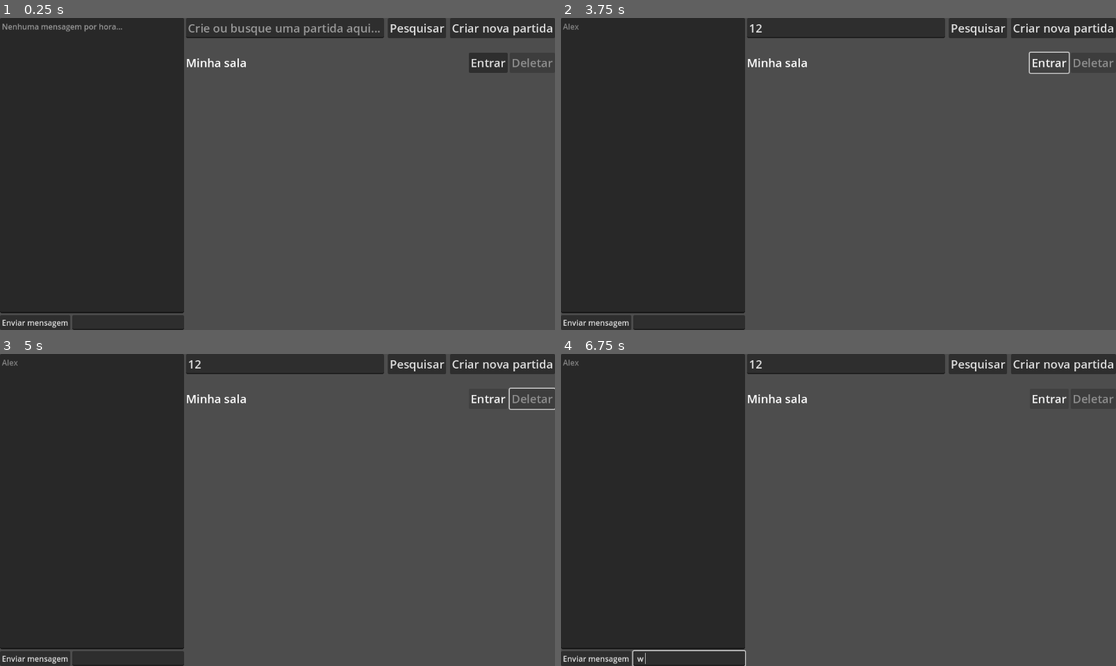
Above: before the commit, frames 1-4 (two rows, left to right).
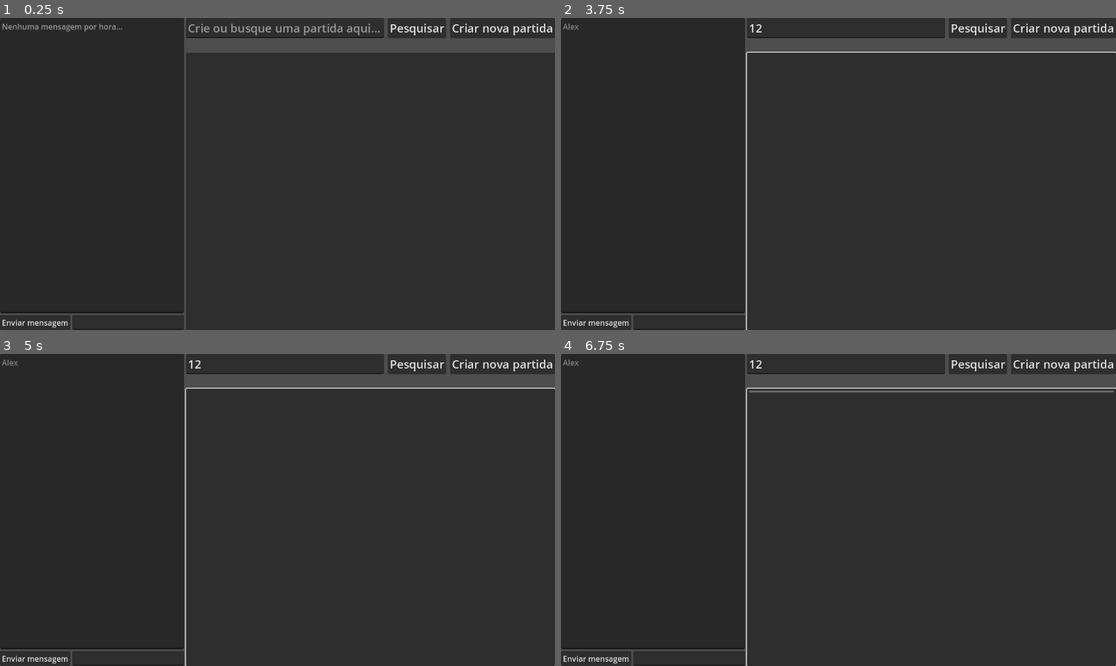
Above: after the commit, the same moments.

Repository: erneani/faroeste-papoco
Game: Godot game, scene res://scenes/ui/lobby/Lobby.tscn
Same seed, same stepped clock (60 frames per second), same inputs: the game is played once before the commit and once after it. This scene is started directly instead of the project's main scene.
Inputs (mouse positions are in pixels of both pictures, inside the frame that each line leads up to):
- Up to frame 1 (0.25 s): no input
- Up to frame 2 (3.75 s): click (688, 323) at 0.52 s; type "Alex" at 0.6 s; click (844, 27) at 0.75 s; type "12" at 0.83 s; click "Enviar mensagem" at 1.25 s; click "Pesquisar" at 2 s; click "Criar nova partida" at 2.75 s; click (1049, 61) at 3.5 s, where only the run before the commit has a clickable "Entrar"
- Up to frame 3 (5 s): tap Enter at 4.25 s; hold Right (right) from 4.28 s (still down); hold Space (main_action) from 4.28 s (still down)
- Up to frame 4 (6.75 s): release Right (right) at 5.03 s; release Space (main_action) at 5.03 s; hold Down (down) 5.03-5.78 s; tap Space (main_action) at 5.1, 6.6 s; tap Enter at 5.75 s; hold Right (right) 5.78-6.53 s; hold Space (main_action) 5.78-6.53 s; hold W (up) from 6.53 s (still down)

The runs differ from the first frame. In frame 1, 58% of the frame differs, in the area x 33-100%, y 11-100%; in frame 2, 59%, in the area x 33-100%, y 10-100%; in frame 3, 59%; in frame 4, 59%.
Error after the commit: Unable to iterate on object of type 'Nil'. (res://scenes/ui/matchs/matchs.gd:13)

Commit message:
feat: add something

Diff:
--- a/engine/project.godot
+++ b/engine/project.godot
@@ -12,38 +12,38 @@
 
 config/name="Faroeste Papoco"
 run/main_scene="res://scenes/ui/menu/Menu.tscn"
-config/features=PackedStringArray("4.2", "GL Compatibility")
+config/features=PackedStringArray("4.3", "GL Compatibility")
 config/icon="res://icon.svg"
 
 [input]
 
 left={
 "deadzone": 0.5,
-"events": [Object(InputEventKey,"resource_local_to_scene":fa …(171 unchanged characters)… keycode":65,"key_label":0,"unicode":97,"echo":false,"script":null)
-, Object(InputEventKey,"resource_local_to_scene":false,"reso …(166 unchanged characters)… ode":4194319,"key_label":0,"unicode":0,"echo":false,"script":null)
+"events": [Object(InputEventKey,"resource_local_to_scene":fa …(171 unchanged characters)… keycode":65,"key_label":0,"unicode":97,"location":0,"echo":false,"script":null)
+, Object(InputEventKey,"resource_local_to_scene":false,"reso …(166 unchanged characters)… ode":4194319,"key_label":0,"unicode":0,"location":0,"echo":false,"script":null)
 ]
 }
 right={
 "deadzone": 0.5,
-"events": [Object(InputEventKey,"resource_local_to_scene":fa …(175 unchanged characters)… ode":4194321,"key_label":0,"unicode":0,"echo":false,"script":null)
-, Object(InputEventKey,"resource_local_to_scene":false,"reso …(163 unchanged characters)… eycode":68,"key_label":0,"unicode":100,"echo":false,"script":null)
+"events": [Object(InputEventKey,"resource_local_to_scene":fa …(175 unchanged characters)… ode":4194321,"key_label":0,"unicode":0,"location":0,"echo":false,"script":null)
+, Object(InputEventKey,"resource_local_to_scene":false,"reso …(163 unchanged characters)… eycode":68,"key_label":0,"unicode":100,"location":0,"echo":false,"script":null)
 ]
 }
 up={
 "deadzone": 0.5,
-"events": [Object(InputEventKey,"resource_local_to_scene":fa …(172 unchanged characters)… eycode":87,"key_label":0,"unicode":119,"echo":false,"script":null)
-, Object(InputEventKey,"resource_local_to_scene":false,"reso …(166 unchanged characters)… ode":4194320,"key_label":0,"unicode":0,"echo":false,"script":null)
+"events": [Object(InputEventKey,"resource_local_to_scene":fa …(172 unchanged characters)… eycode":87,"key_label":0,"unicode":119,"location":0,"echo":false,"script":null)
+, Object(InputEventKey,"resource_local_to_scene":false,"reso …(166 unchanged characters)… ode":4194320,"key_label":0,"unicode":0,"location":0,"echo":false,"script":null)
 ]
 }
 down={
 "deadzone": 0.5,
-"events": [Object(InputEventKey,"resource_local_to_scene":fa …(175 unchanged characters)… ode":4194322,"key_label":0,"unicode":0,"echo":false,"script":null)
-, Object(InputEventKey,"resource_local_to_scene":false,"reso …(163 unchanged characters)… eycode":83,"key_label":0,"unicode":115,"echo":false,"script":null)
+"events": [Object(InputEventKey,"resource_local_to_scene":fa …(175 unchanged characters)… ode":4194322,"key_label":0,"unicode":0,"location":0,"echo":false,"script":null)
+, Object(InputEventKey,"resource_local_to_scene":false,"reso …(163 unchanged characters)… eycode":83,"key_label":0,"unicode":115,"location":0,"echo":false,"script":null)
 ]
 }
 main_action={
 "deadzone": 0.5,
-"events": [Object(InputEventKey,"resource_local_to_scene":fa …(171 unchanged characters)… keycode":32,"key_label":0,"unicode":32,"echo":false,"script":null)
+"events": [Object(InputEventKey,"resource_local_to_scene":fa …(171 unchanged characters)… keycode":32,"key_label":0,"unicode":32,"location":0,"echo":false,"script":null)
 ]
 }
 
--- a/engine/scenes/ui/matchs/Matchs.tscn
+++ b/engine/scenes/ui/matchs/Matchs.tscn
@@ -1,6 +1,6 @@
 [gd_scene load_steps=2 format=3 uid="uid://b5gvuxjgtul75"]
 
-[ext_resource type="PackedScene" uid="uid://bjqcueqye4yu6" path="res://scenes/ui/matchs/match_row/MatchRow.tscn" id="1_a8gay"]
+[ext_resource type="Script" path="res://scenes/ui/matchs/matchs.gd" id="1_6rol5"]
 
 [node name="Matchs" type="VBoxContainer"]
 anchors_preset = 15
@@ -9,6 +9,7 @@
 grow_horizontal = 2
 grow_vertical = 2
 theme_override_constants/separation = 30
+script = ExtResource("1_6rol5")
 
 [node name="HBoxContainer" type="HBoxContainer" parent="."]
 layout_mode = 2
@@ -31,8 +32,11 @@
 theme_override_font_sizes/font_size = 24
 text = "Criar nova partida"
 
-[node name="VBoxContainer" type="VBoxContainer" parent="."]
+[node name="ItemList" type="ItemList" parent="."]
 layout_mode = 2
+size_flags_vertical = 3
+item_count = 1
 
-[node name="MatchRow" parent="VBoxContainer" instance=ExtResource("1_a8gay")]
-layout_mode = 2
+[node name="HTTPRequest" type="HTTPRequest" parent="."]
+
+[connection signal="request_completed" from="HTTPRequest" to="." method="_on_http_request_request_completed"]
--- a/engine/scenes/ui/matchs/match_row/MatchRow.gd
+++ b/engine/scenes/ui/matchs/match_row/MatchRow.gd
@@ -1,5 +1,4 @@
 extends HBoxContainer
-
 
 func _on_enter_button_pressed():
 	pass # Replace with function body.
--- /dev/null
+++ b/engine/scenes/ui/matchs/matchs.gd
@@ -0,0 +1,14 @@
+extends VBoxContainer
+
+var base_url = 'http://localhost:8000/'
+var matchs_url = base_url + 'matchs/'
+var players_url = base_url + 'players/'
+
+func _ready():
+	$HTTPRequest.request(matchs_url)
+
+func _on_http_request_request_completed(result, response_code, headers, body):
+	var match_list = JSON.parse_string(body.get_string_from_utf8())
+
+	for match in match_list:
+		$ItemList.add_item(match.name)
Not shown, changed: server/api/schemas/match_schemas.py
Not shown, changed: server/collections/faroeste-papoco/matchs/create match.bru
Not shown, changed: server/collections/faroeste-papoco/matchs/delete match.bru
